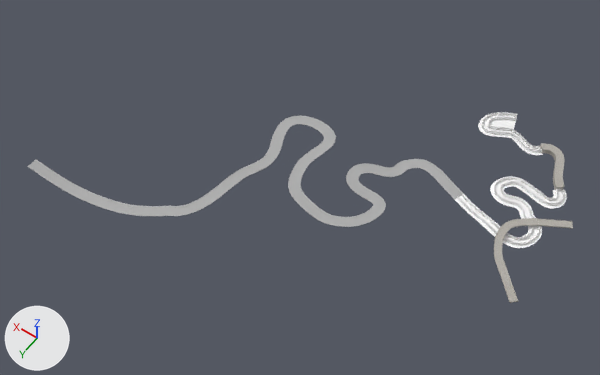
Two versions of the FBX model Assets/Static/City/City 1-1/city1-1.fbx, one commit apart.
Camera for both pictures: a 50 mm camera at (-6.2, 36.7, 40.2) aimed at (13.8, 8.6, -3.8). The lights are fixed; the arrows at lower left show +X, +Y and +Z. Where no turn or scale is listed for an object, it has been applied to the vertices. Vertices at the same position are counted once.
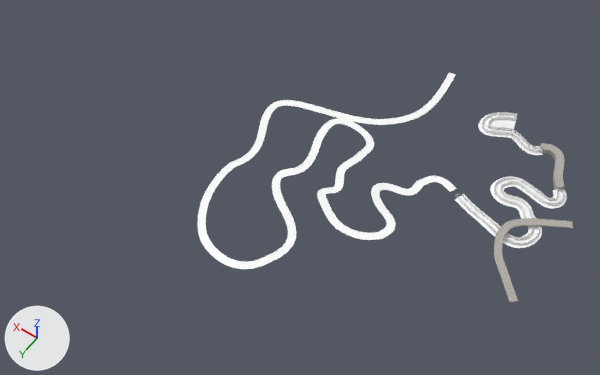
The change, as JSON lines over the scene's bpy script:
```json
{"op": "add", "block": "mat_pasted__track_part02", "code": ["mat_pasted__track_part02 = principled_material('pasted__track_part02')", "mat_pasted__track_part02.base_color = (1.0, 1.0, 1.0)  # white #ffffff", "mat_pasted__track_part02.roughness = 0.749"]}
{"block": "me_mesh_007", "where": "me_mesh_007.from_pydata(...)  # 1123 vertices, 1048 faces; spans x -2.48..0.18, y -0.53..2.21, z -0.33..0.36"}
{"block": "me_mesh_007", "where": "# used by ob_ppipe2; location = (1.46, -0.76, -0.56)"}
{"block": "me_mesh_007", "change": "me_mesh_007 part 1: its shading normals changed"}
{"op": "add", "block": "me_mesh_019_1", "code": ["me_mesh_019_1 = bpy.data.meshes.new('Mesh.019')", "me_mesh_019_1.from_pydata(...)  # 3410 vertices, 3090 faces; spans x 4.7..20.3, y -7.4..16.3, z -4.4..-1.9", "me_mesh_019_1.materials.append(mat_pasted__track_part02)  # white #ffffff"]}
{"op": "add", "block": "me_mesh_018_1", "code": ["me_mesh_018_1 = bpy.data.meshes.new('Mesh.018')", "me_mesh_018_1.from_pydata(...)  # 55 vertices, 40 faces; spans x 4.187..4.926, y 4.049..4.695, z -1.988..-1.982", "me_mesh_018_1.materials.append(mat_concrete_tunnel)  # picture img_concrete_tunnel_png"]}
{"op": "set", "path": "ob_guard_left", "old": "bpy.data.objects.new('guard_left', None)", "new": "bpy.data.objects.new('guard_left', me_mesh)"}
{"op": "set", "path": "ob_guard_left.location", "old": "(190.3, -96.24, -242.3)", "new": "(4.345, 0.691, -3.995)"}
{"op": "remove", "block": "ob_polysurface37", "code": ["ob_polysurface37 = bpy.data.objects.new('polySurface37', me_mesh_026)", "ob_polysurface37.location = (4.25, 4.54, -1.99)"]}
{"op": "set", "path": "ob_guard_right", "old": "bpy.data.objects.new('guard_right', None)", "new": "bpy.data.objects.new('guard_right', me_mesh_001)"}
{"op": "set", "path": "ob_guard_right.location", "old": "(391.4, 3.825, 198.3)", "new": "(376.2, 4.004, 162.1)"}
{"op": "add", "block": "ob_polysurface43", "code": ["ob_polysurface43 = bpy.data.objects.new('polySurface43', me_mesh_019_1)", "ob_polysurface43.location = (0.0, 0.0, 0.0)"]}
{"op": "add", "block": "ob_track_part_start", "code": ["ob_track_part_start = bpy.data.objects.new('track_part_start', me_mesh_018_1)", "ob_track_part_start.location = (0.0, 0.0, 0.0)"]}
```

What differs and where, as boxes [x1, y1, x2, y2] in the pictures (600 x 375 px):
```json
{"object": "polySurface37", "change": "deleted", "before": [27, 116, 464, 227]}
{"object": "polySurface43", "change": "added", "after": [197, 72, 457, 269]}
{"object": "guard_right", "change": "now drawn", "after": [464, 115, 548, 240]}
{"object": "guard_left", "change": "now drawn", "after": [457, 119, 551, 245]}
```
